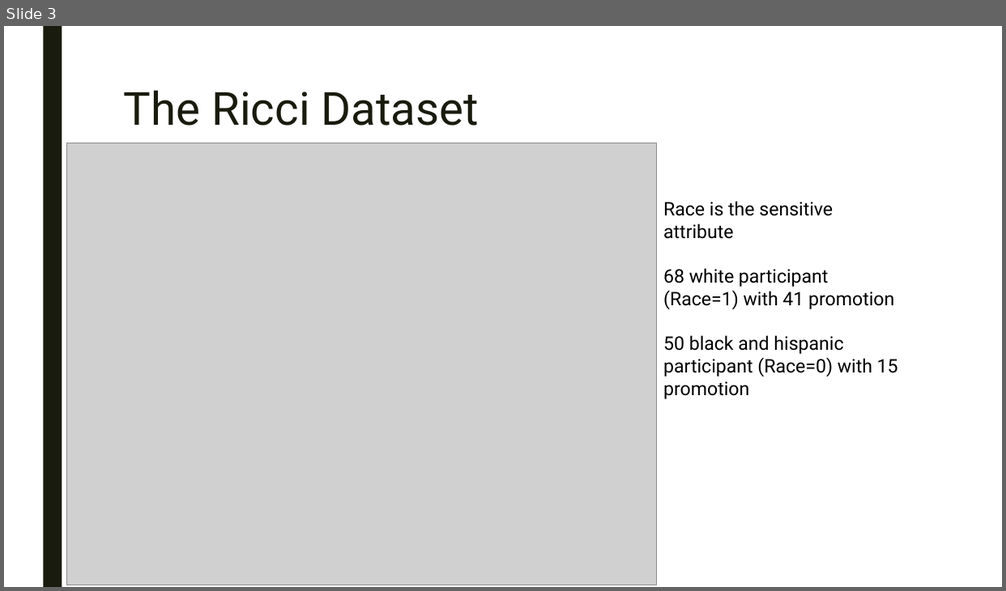
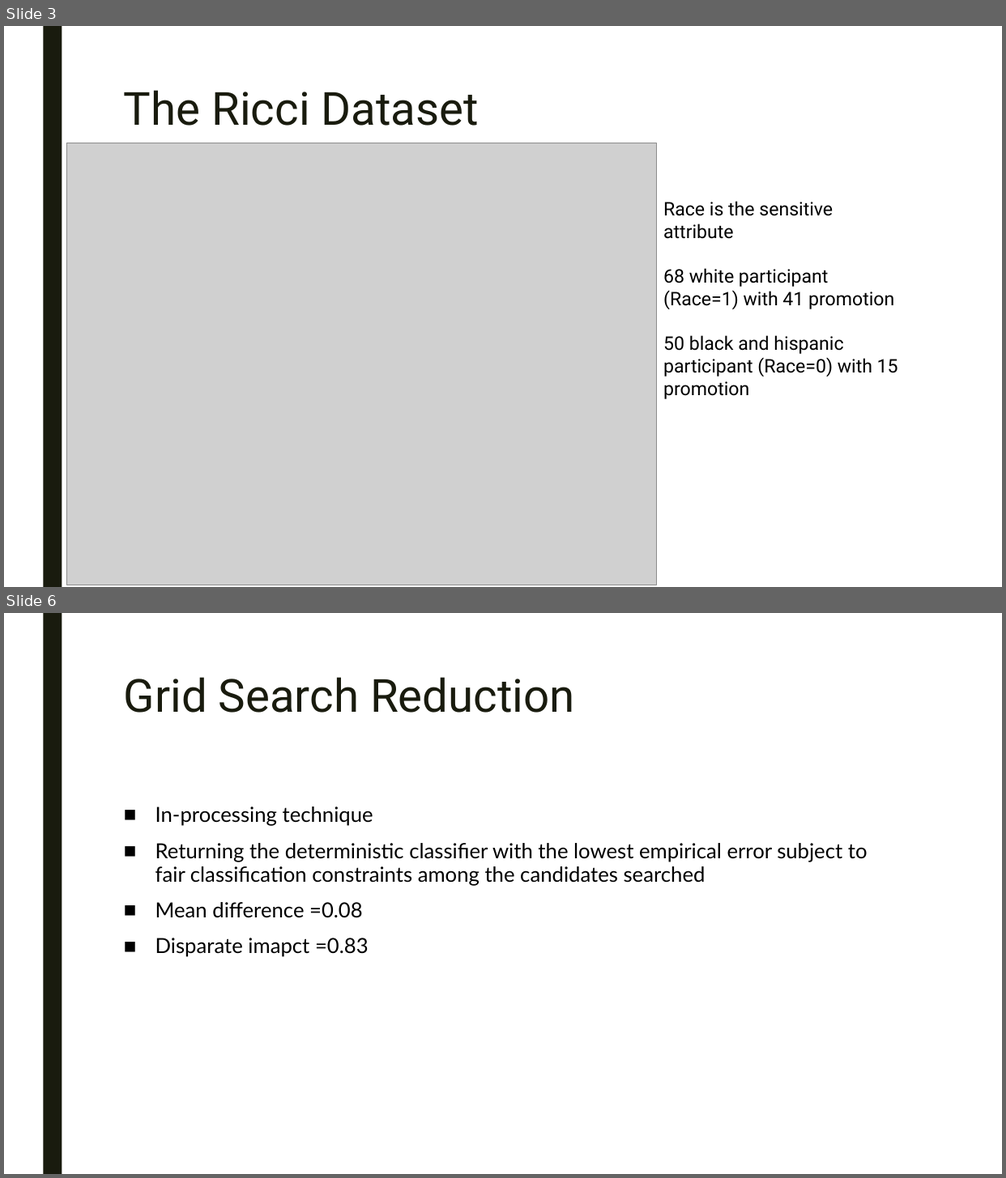
Before and after one commit to Isyohan/Fairness_IA_Project, a slide deck: Présentation.pptx. Shown one above the other, each under a label of ours: slide 3 before the commit, slides 3 and 6 after it; the slides between them are not shown. The pictures are 1006x591 and 1006x1178 pixels, drawn with LibreOffice and Linux fonts; fonts in the diff are those of the drawing; grey boxes stand for pictures. Boxes give left, top, right and bottom in pixels: in the first picture for what was removed or moved away, otherwise in the second. Text is boxed around its words. In the diff, an @@ line names an element or a change of style, - is before the commit and + after.

```diff
--- a/Présentation.pptx
+++ b/Présentation.pptx
@@ slide 6 added at [4, 613, 1002, 1174], background #FFFFFF; not listed: 1 template element that a slide beside it also shows @@
@@ title added at [124, 677, 575, 713], 44 pt, text #191B0E @@
+Grid Search Reduction
@@ text added at [155, 807, 867, 957], 20 pt, text #000000 @@
+■ In-processing technique
+■ Returning the deterministic classifier with the lowest empirical error subject to fair classification constraints among the candidates searched
+■ Mean difference =0.08
+■ Disparate imapct =0.83
```
Also in this commit, not shown: 3 other slides added.
